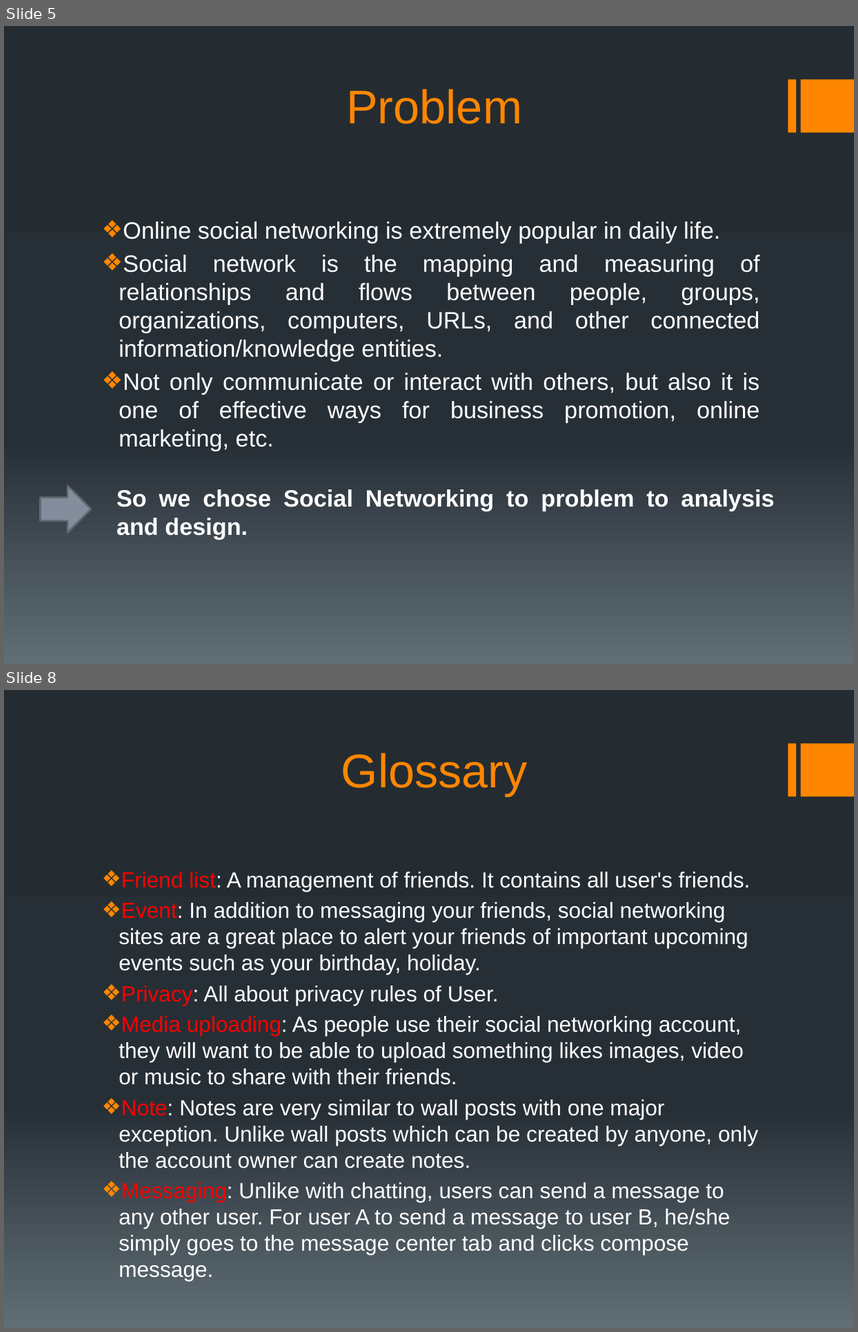
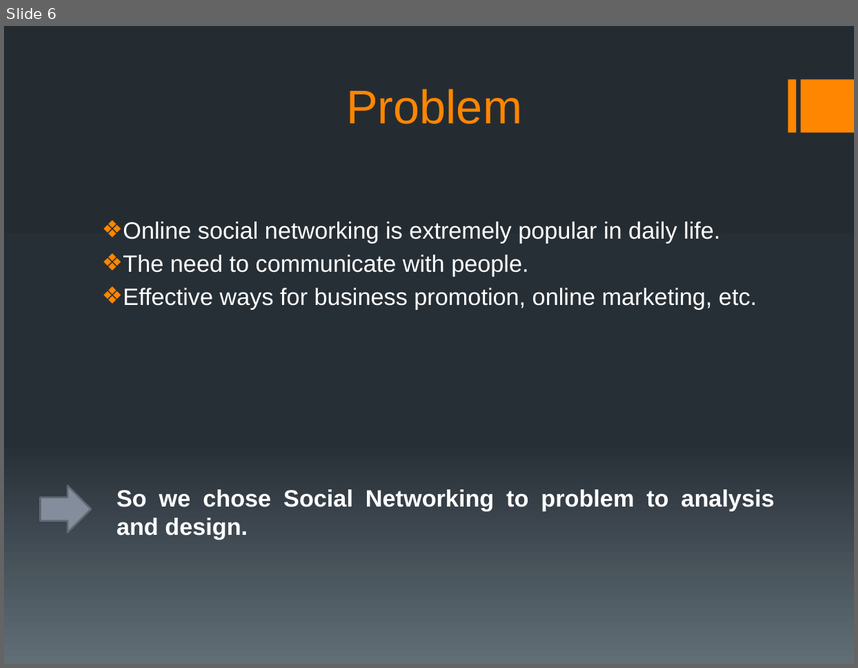
Before and after one commit to cuongtqc/ooad, a slide deck: Social Networking.pptx. Shown one above the other, each under a label of ours: slides 5 and 8 before the commit, slide 6 after it; the slides between them are not shown. The pictures are 858x1332 and 858x668 pixels, drawn with LibreOffice and Linux fonts; fonts in the diff are those of the drawing. Boxes give left, top, right and bottom in pixels: in the first picture for what was removed or moved away, otherwise in the second. Text is boxed around its words. In the diff, an @@ line names an element or a change of style, - is before the commit and + after.

```diff
--- a/Social Networking.pptx
+++ b/Social Networking.pptx
@@ slide 8 removed at (x1=4, y1=690, x2=854, y2=1328), background gradient #242C33 to #273037 to #636D76; not listed: 2 template elements that a slide beside it also shows @@
@@ title removed at (x1=341, y1=753, x2=528, y2=796) @@
-Glossary
@@ text removed at (x1=119, y1=871, x2=758, y2=1254) @@
-❖ Friend list: A management of friends. It contains all user's friends.
-❖ Event: In addition to messaging your friends, social networking sites are a great place to alert your friends of important upcoming events such as your birthday, holiday.
-❖ Privacy: All about privacy rules of User.
-❖ Media uploading: As people use their social networking account, they will want to be able to upload something likes images, video or music to share with their friends.
-❖ Note: Notes are very similar to wall posts with one major exception. Unlike wall posts which can be created by anyone, only the account owner can create notes.
-❖ Messaging: Unlike with chatting, users can send a message to any other user. For user A to send a message to user B, he/she simply goes to the message center tab and clicks compose message.
@@ what was slide 5 is now slide 6 @@
@@ slide 6 changed as well @@
@@ text at (x1=123, y1=254, x2=757, y2=309): text changed @@
-❖ Social network is the mapping and measuring of relationships and flows between people, groups, organizations, computers, URLs, and other connected information/knowledge entities.
-❖ Not only communicate or interact with others, but also it is one of effective ways for business promotion, online marketing, etc.
+❖ The need to communicate with people.
+❖ Effective ways for business promotion, online marketing, etc.
```
Also in this commit, not shown: 5 other slides changed, 24 slides added, 3 other slides removed.
